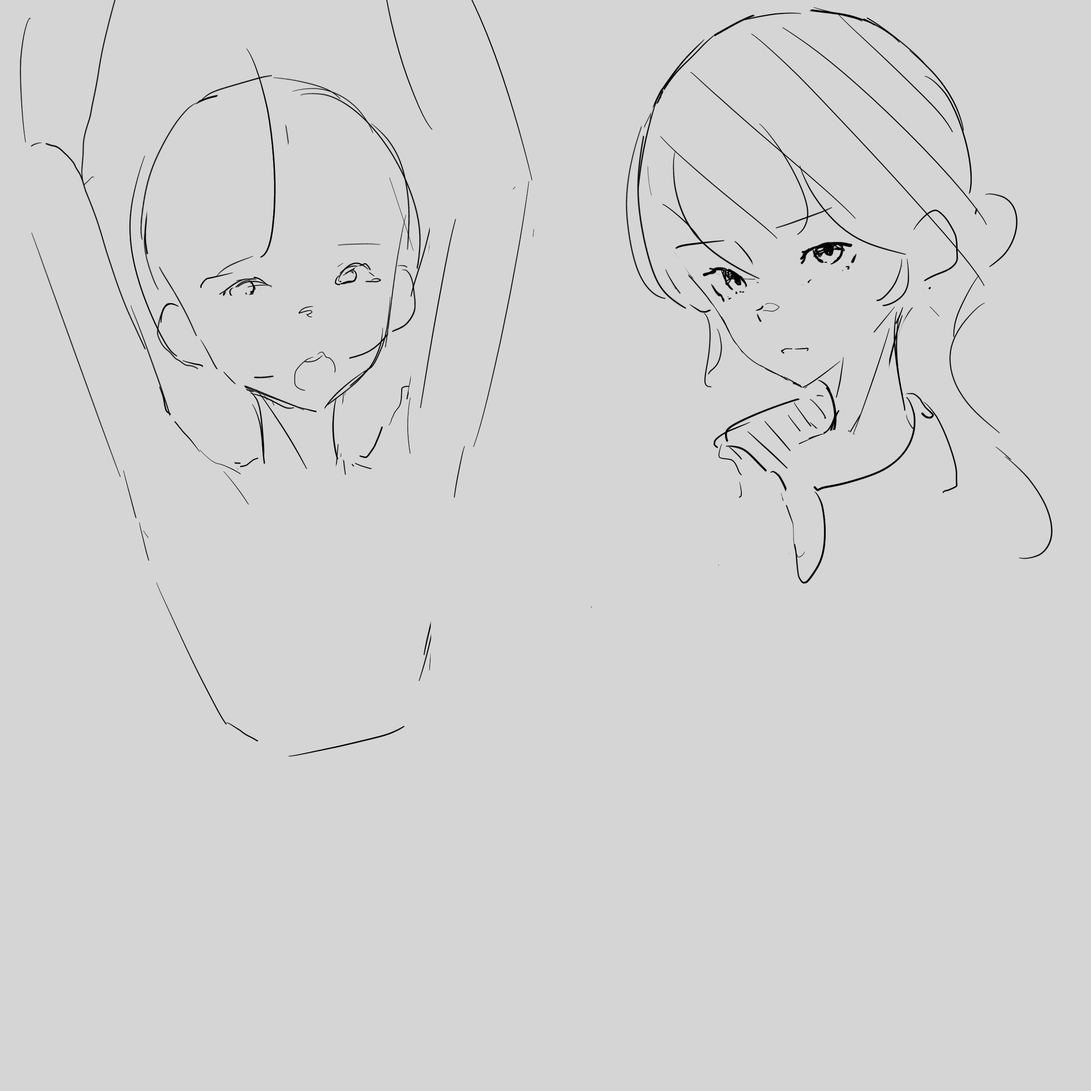
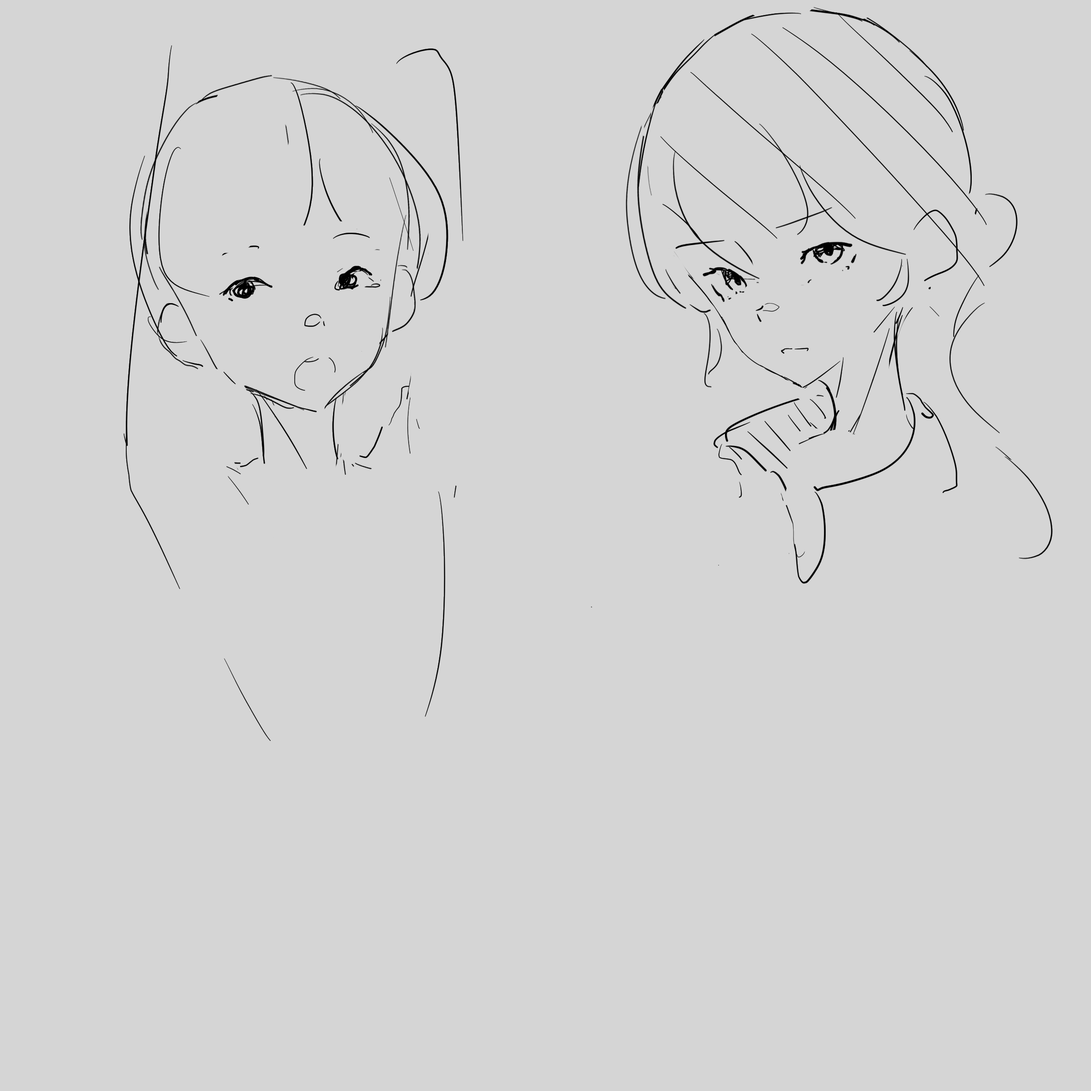
Two versions of the same layered image (w=1091, h=1091). Layer-by-layer changes:
painted on "Paint Layer 3" (2nd of 2) over (19, 0, 535, 620)
painted on "Paint Layer 1" over (19, 0, 535, 758)
painted on "Background" over (19, 0, 535, 758)
